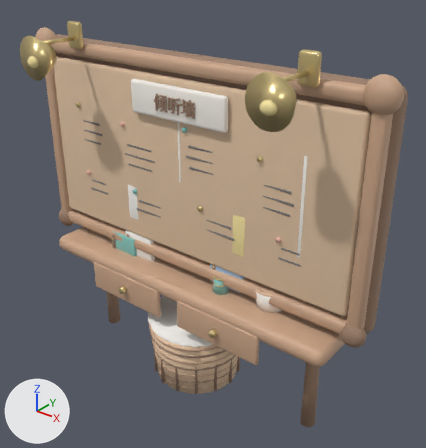
The glTF model public/assets/interiors/glb/civic-notice-console.glb, before and after one commit.
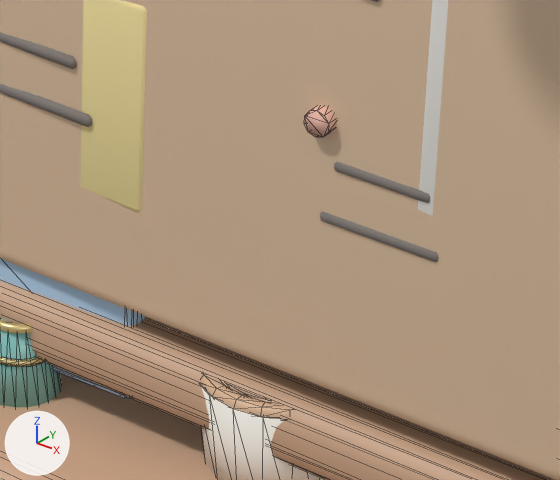
The first picture shows the older version from a camera (50 mm lens) standing at (2.56, -2.94, 3.28) and looking at (0.14, 0.08, 1.41). The close-ups show the older and then the newer version on the part from 51% to 76% of the width and 48% to 69% of the height of that picture. Only the edits that show in the close-ups are written down. Lighting does not change. The marker at lower left points along +X, +Y and +Z. The close-ups show mesh edges as thin lines. Where no turn or scale is listed for an object, it has been applied to the vertices.

The older version as bpy lines, for what is in view:
```python
me_cube_029 = bpy.data.meshes.new('Cube.029')
me_cube_029.from_pydata(...)  # 56 vertices, 108 faces; spans x -0.23..0.23, y -0.018..0.018, z -0.15..0.15
me_cube_029.materials.append(mat_civic_butter_textile)  # beige #f8e5a3
me_cube_034 = bpy.data.meshes.new('Cube.034')
me_cube_034.from_pydata(...)  # 24 vertices, 44 faces; spans x -0.086..0.086, y -0.006..0.006, z -0.009..0.009
me_cube_034.materials.append(mat_civic_ink)  # grey #807873
me_cube_037 = bpy.data.meshes.new('Cube.037')
me_cube_037.from_pydata(...)  # 96 vertices, 188 faces; spans x -1.28..1.28, y -0.28..0.28, z -0.06..0.06
me_cube_037.materials.append(mat_civic_oak)  # beige #cca789
ob_noticeconsoletop = bpy.data.objects.new('NoticeConsoleTop', me_cube_037)
ob_noticeconsoletop.location = (0.0, 0.0, 0.93)
ob_noticeline_8_2 = bpy.data.objects.new('NoticeLine_8_2', me_cube_034)
ob_noticeline_8_2.location = (0.9, -0.09, 1.434)
ob_noticepaper_7 = bpy.data.objects.new('NoticePaper_7', me_cube_029)
ob_noticepaper_7.location = (0.32, -0.078, 1.49)
# also in view: 'NoticePaper_4' at (0.78, -0.08, 1.82); 'NoticeFrame' at (0.0, 0.04, 1.82); 'NoticeLine_7_1' at (0.32, -0.09, 1.53); 'NoticePin_8' at (0.81, -0.09, 1.57); 'NoticePlant_pot' at (0.72, 0.0, 1.05)
```
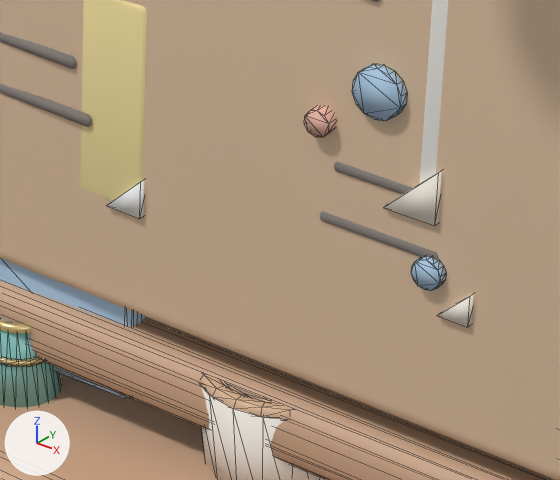
Edits to the bpy script that builds the scene:
```text
Add mat_civic_warm_cotton_paper:
    mat_civic_warm_cotton_paper = principled_material('Civic warm cotton paper')
    mat_civic_warm_cotton_paper.base_color = (0.941, 0.875, 0.773)  # white #f8f0e4
    mat_civic_warm_cotton_paper.roughness = 0.96
Add mat_civic_cool_archive_paper:
    mat_civic_cool_archive_paper = principled_material('Civic cool archive paper')
    mat_civic_cool_archive_paper.base_color = (0.906, 0.925, 0.922)  # white #f4f6f6
    mat_civic_cool_archive_paper.roughness = 0.9
Add me_cone_011_1:
    me_cone_011_1.from_pydata(...)  # a 14-sided cylinder along y spanning x -0.0199..0.0199, y -0.007..0.007, z -0.0204..0.0204
    me_cone_011_1.materials.append(mat_civic_cornflower_paper)  # blue #b0cfea
Add me_cone_005_1:
    me_cone_005_1.from_pydata(...)  # a 14-sided cylinder along y spanning x -0.0331..0.0331, y -0.007..0.007, z -0.034..0.034
    me_cone_005_1.materials.append(mat_civic_cornflower_paper)  # blue #b0cfea
Add me_noticepaperfold_8mesh:
    me_noticepaperfold_8mesh.from_pydata([(0.9918, -0.1, 1.36), (1.035, -0.1, 1.36), (1.035, -0.1, 1.4032), (0.9918, -0.082, 1.36), (1.035, -0.082, 1.36), (1.035, -0.082, 1.4032)], [], [(0, 1, 2), (5, 4, 3), (0, 3, 4), (0, 4, 1), (1, 4, 5), (1, 5, 2), (2, 5, 3), (2, 3, 0)])
    me_noticepaperfold_8mesh.materials.append(mat_civic_warm_cotton_paper)  # white #f8f0e4
Add me_noticepaperfold_7mesh:
    me_noticepaperfold_7mesh.from_pydata([(0.496, -0.1, 1.34), (0.55, -0.1, 1.34), (0.55, -0.1, 1.394), (0.496, -0.082, 1.34), (0.55, -0.082, 1.34), (0.55, -0.082, 1.394)], [], [(0, 1, 2), (5, 4, 3), (0, 3, 4), (0, 4, 1), (1, 4, 5), (1, 5, 2), (2, 5, 3), (2, 3, 0)])
    me_noticepaperfold_7mesh.materials.append(mat_civic_cool_archive_paper)  # white #f4f6f6
Add me_noticepaperfold_4mesh:
    me_noticepaperfold_4mesh.from_pydata([(0.908, -0.1, 1.48), (0.98, -0.1, 1.48), (0.98, -0.1, 1.552), (0.908, -0.082, 1.48), (0.98, -0.082, 1.48), (0.98, -0.082, 1.552)], [], [(0, 1, 2), (5, 4, 3), (0, 3, 4), (0, 4, 1), (1, 4, 5), (1, 5, 2), (2, 5, 3), (2, 3, 0)])
    me_noticepaperfold_4mesh.materials.append(mat_civic_warm_cotton_paper)  # white #f8f0e4
Add ob_noticeconsentseal_8:
    ob_noticeconsentseal_8 = bpy.data.objects.new('NoticeConsentSeal_8', me_cone_011_1)
    ob_noticeconsentseal_8.location = (0.976, -0.098, 1.413)
Add ob_noticeconsentseal_4:
    ob_noticeconsentseal_4 = bpy.data.objects.new('NoticeConsentSeal_4', me_cone_005_1)
    ob_noticeconsentseal_4.location = (0.892, -0.098, 1.63)
Add ob_noticepaperfold_8:
    ob_noticepaperfold_8 = bpy.data.objects.new('NoticePaperFold_8', me_noticepaperfold_8mesh)
    ob_noticepaperfold_8.location = (0.0, 0.0, 0.0)
Add ob_noticepaperfold_7:
    ob_noticepaperfold_7 = bpy.data.objects.new('NoticePaperFold_7', me_noticepaperfold_7mesh)
    ob_noticepaperfold_7.location = (0.0, 0.0, 0.0)
Add ob_noticepaperfold_4:
    ob_noticepaperfold_4 = bpy.data.objects.new('NoticePaperFold_4', me_noticepaperfold_4mesh)
    ob_noticepaperfold_4.location = (0.0, 0.0, 0.0)
```

Pixel boxes (x1, y1, x2, y2) of what changed, in the close-ups (560 x 480 px):
'NoticeConsentSeal_4', added (blue): after (352, 64, 406, 121)
'NoticePaperFold_4', added: after (383, 171, 442, 226)
'NoticeConsentSeal_8', added (blue): after (411, 257, 446, 291)
'NoticePaperFold_7', added: after (107, 180, 144, 218)
'NoticePaperFold_8', added: after (437, 294, 473, 327)
